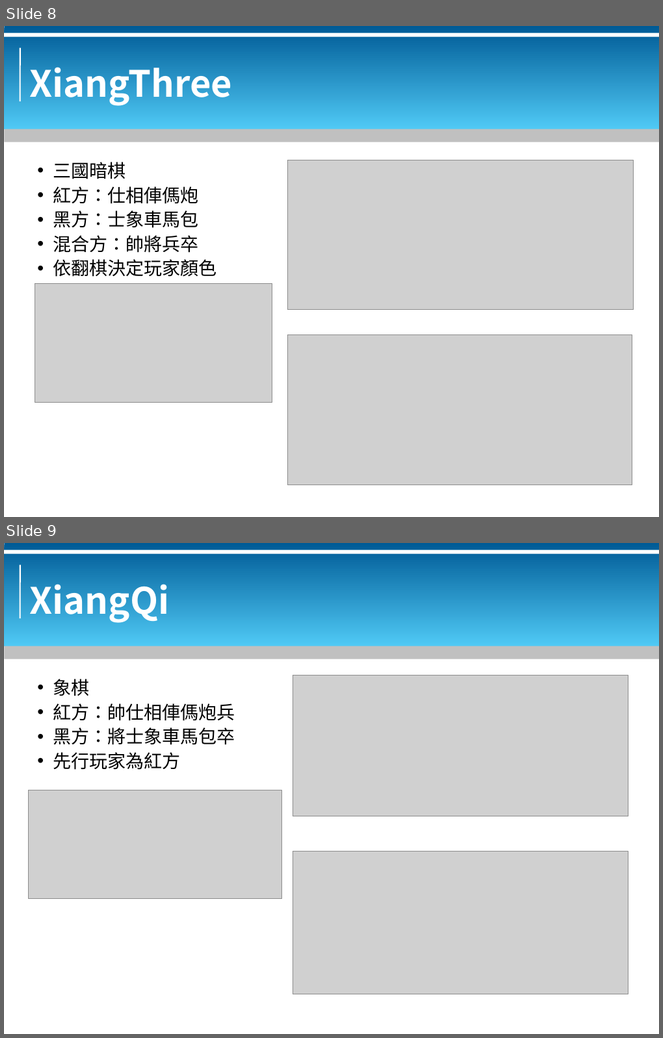
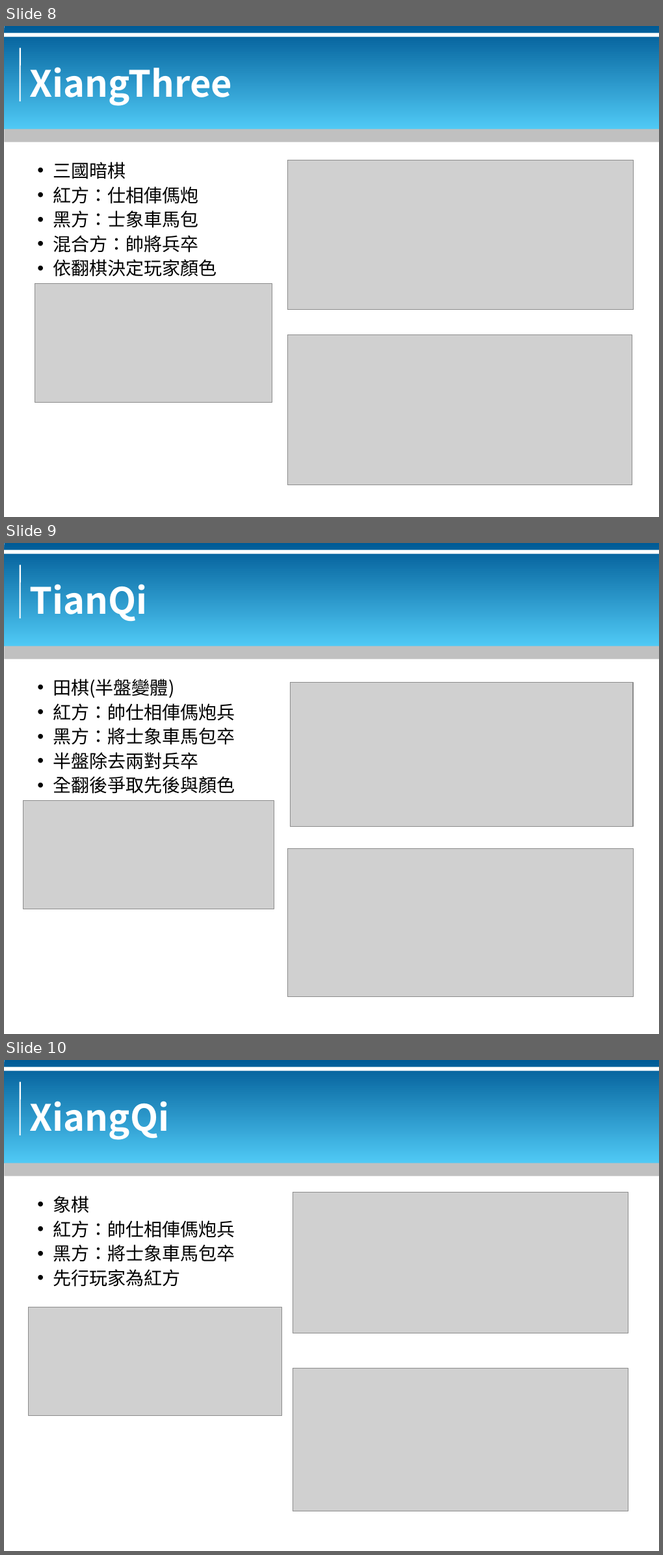
Before and after one commit to bluebat/.presentations, a slide deck: gamelets-arena-for-ai-players.odp. Shown one above the other, each under a label of ours: slides 8 and 9 before the commit, slides 8, 9 and 10 after it. The pictures are 663x1038 and 663x1555 pixels, drawn with LibreOffice and Linux fonts; fonts in the diff are those of the drawing; grey boxes stand for pictures; background and template pictures are left out. Boxes give left, top, right and bottom in pixels: in the first picture for what was removed or moved away, otherwise in the second. Text is boxed around its words. In the diff, an @@ line names an element or a change of style, - is before the commit and + after.

```diff
--- a/gamelets-arena-for-ai-players.odp
+++ b/gamelets-arena-for-ai-players.odp
@@ slide 9 added at (x1=4, y1=543, x2=659, y2=1034), background #FFFFFF; not listed: 5 template elements that a slide beside it also shows @@
@@ title added at (x1=30, y1=584, x2=148, y2=622), 40 pt, text #FFFFFF, bold @@
+TianQi
@@ text added at (x1=53, y1=679, x2=235, y2=794), 20 pt, text #000000 @@
+• 田棋(半盤變體)
+• 紅方：帥仕相俥傌炮兵
+• 黑方：將士象車馬包卒
+• 半盤除去兩對兵卒
+• 全翻後爭取先後與顏色
@@ picture added at (x1=290, y1=683, x2=633, y2=826) @@
@@ picture added at (x1=24, y1=801, x2=274, y2=909) @@
@@ picture added at (x1=287, y1=849, x2=634, y2=997) @@
@@ what was slide 9 is now slide 10 @@
```
Also in this commit, not shown: 4 slides changed.
